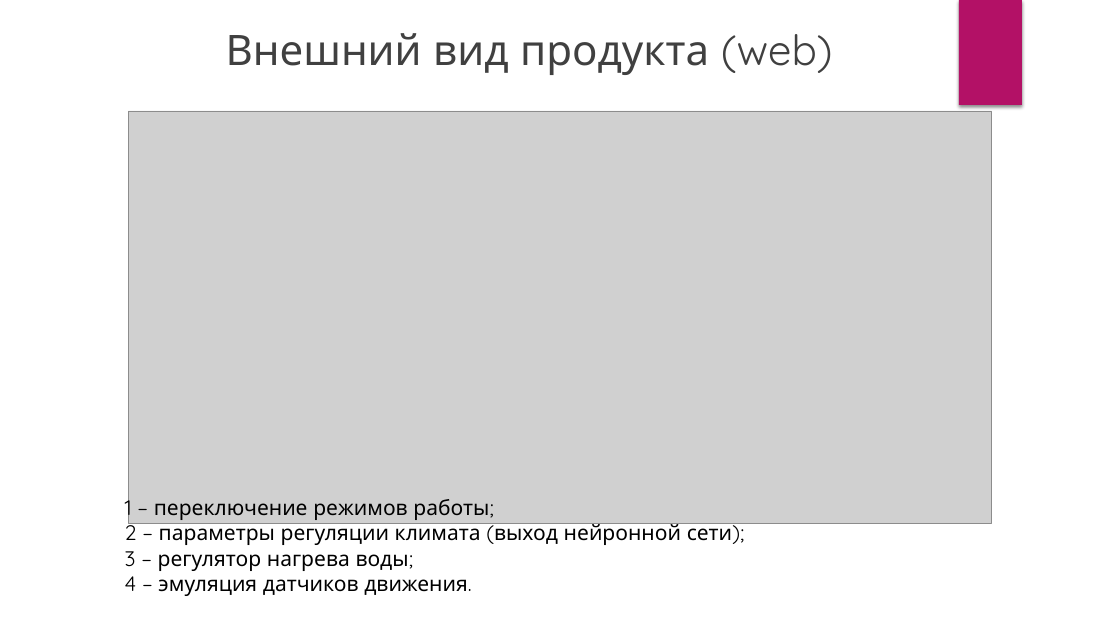
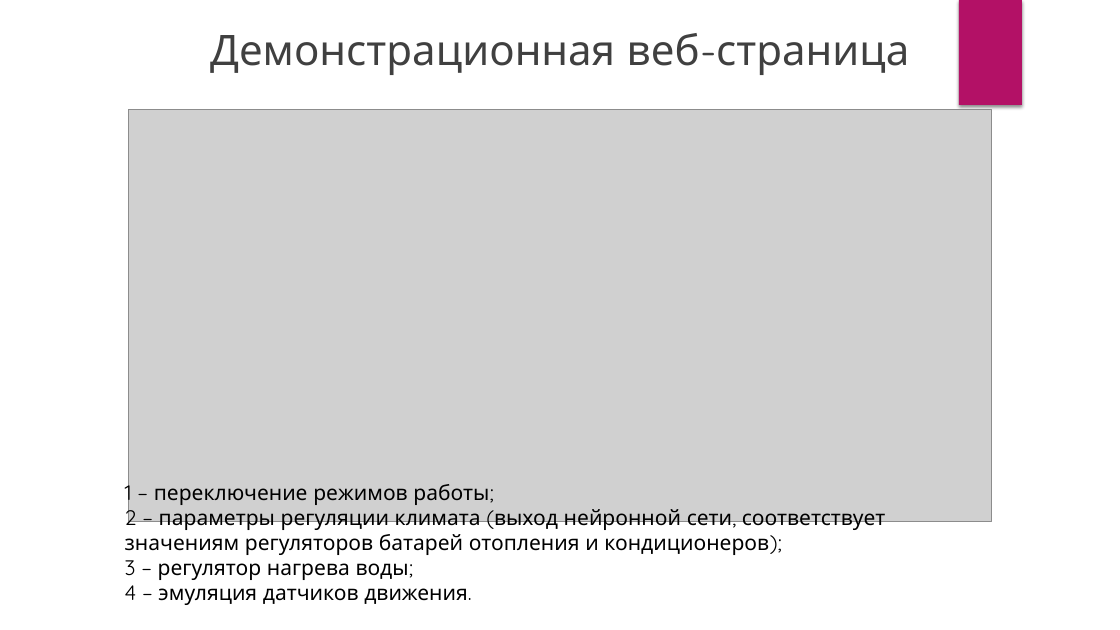
Before and after one commit to Corvin71/neuro-hack, a slide deck: slide 13 of present.pptx (slide 14 before the commit). Drawn at 1120x630 pixels with LibreOffice and Linux fonts; fonts in the diff are those of the drawing; grey boxes stand for pictures. Boxes give left, top, right and bottom in pixels: in the first picture for what was removed or moved away, otherwise in the second. Text is boxed around its words. In the diff, an @@ line names an element or a change of style, - is before the commit and + after.

```diff
--- a/present.pptx
+++ b/present.pptx
@@ text added at box(210, 33, 909, 75), 36 pt, text #404040 @@
+Демонстрационная веб-страница
@@ title removed at box(226, 33, 833, 75) @@
-Внешний вид продукта (web)
@@ text "1 – переключение режимов работы;": place and size @@
-text "1 – переключение режимов работы;" at box(125, 494, 732, 596)
+text "1 – переключение режимов работы;" at box(125, 478, 886, 605)
@@ text at box(125, 503, 886, 555): text changed @@
-2 – параметры регуляции климата (выход нейронной сети);
+2 – параметры регуляции климата (выход нейронной сети, соответствует значениям регуляторов батарей отопления и кондиционеров);
```
Also in this commit, not shown: 11 other slides changed, 2 slides added, 1 slide removed, 2 other files.
